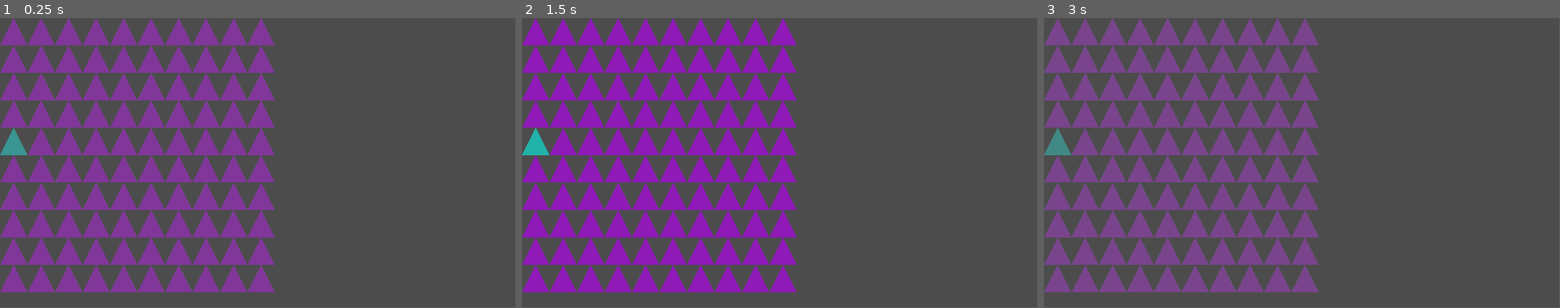
Above: before the commit, frames 1-3 (left to right).
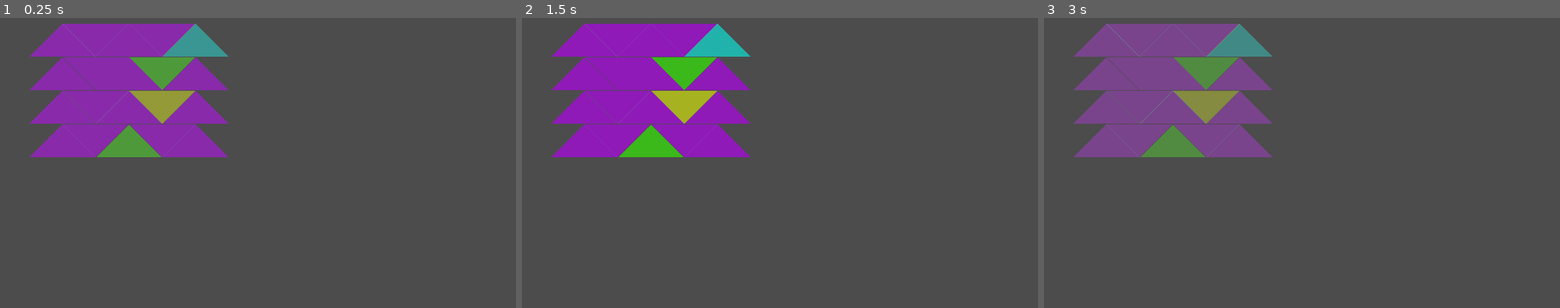
Above: after the commit, the same moments.

Repository: jacknick7/light-speed
Game: Godot game, scene res://TriangleMatrix.tscn
Two runs of this game, one before a commit and one after it. Both use one fixed random seed, a clock stepped at 60 frames per second and the inputs below. The project has no main scene, so this scene is started directly.
Inputs:
- Up to frame 1 (0.25 s): no input
- Up to frame 2 (1.5 s): no input
- Up to frame 3 (3 s): no input
In our replay, the window is 799x449 before the commit and 800x450 after it. These sizes can differ from the game's own. Grey fills any space a smaller window leaves; there, only what the larger window draws over its background counts as a difference.

The runs differ from the first frame. In frame 1, 27% of the frame differs, in the area x 0-54%, y 0-95%; in frame 2, 27%; in frame 3, 27%.

Commit message:
added build_matrix() & more to TrianglesMatrix

Diff:
--- a/light-speed/Triangle.tscn
+++ b/light-speed/Triangle.tscn
@@ -30,11 +30,6 @@
 "name": "score0",
 "speed": 8.0
 }, {
-"frames": [ ExtResource( 4 ), ExtResource( 6 ), ExtResource( 5 ), ExtResource( 16 ), ExtResource( 16 ), ExtResource( 5 ), ExtResource( 6 ), ExtResource( 4 ) ],
-"loop": true,
-"name": "damage",
-"speed": 8.0
-}, {
 "frames": [ ExtResource( 13 ), ExtResource( 15 ), ExtResource( 14 ), ExtResource( 2 ), ExtResource( 2 ), ExtResource( 14 ), ExtResource( 15 ), ExtResource( 13 ) ],
 "loop": true,
 "name": "score1",
@@ -43,6 +38,11 @@
 "frames": [ ExtResource( 12 ), ExtResource( 9 ), ExtResource( 7 ), ExtResource( 8 ), ExtResource( 8 ), ExtResource( 7 ), ExtResource( 9 ), ExtResource( 12 ) ],
 "loop": true,
 "name": "score2",
+"speed": 8.0
+}, {
+"frames": [ ExtResource( 4 ), ExtResource( 6 ), ExtResource( 5 ), ExtResource( 16 ), ExtResource( 16 ), ExtResource( 5 ), ExtResource( 6 ), ExtResource( 4 ) ],
+"loop": true,
+"name": "damage",
 "speed": 8.0
 } ]
 
@@ -53,12 +53,13 @@
 }
 
 [node name="AnimatedSprite" type="AnimatedSprite" parent="."]
-scale = Vector2( 0.2, 0.2 )
+scale = Vector2( 0.4, 0.2 )
 frames = SubResource( 1 )
-animation = "empty"
+animation = "damage"
+frame = 1
 playing = true
 
 [node name="CollisionPolygon2D" type="CollisionPolygon2D" parent="."]
-polygon = PoolVector2Array( 0, -51.2, -51.2, 51.2, 51.2, 51.2 )
+polygon = PoolVector2Array( 0, -51.2, -102.4, 51.2, 102.4, 51.2 )
 
 [connection signal="area_entered" from="." to="." method="_on_Triangle_area_entered"]
--- a/light-speed/project.godot
+++ b/light-speed/project.godot
@@ -15,8 +15,10 @@
 
 [display]
 
-window/size/width=1920
-window/size/height=1080
+window/size/width=1600
+window/size/height=900
+window/stretch/mode="2d"
+window/stretch/aspect="keep"
 
 [physics]
 
--- a/light-speed/scripts/Triangle.gd
+++ b/light-speed/scripts/Triangle.gd
@@ -8,6 +8,9 @@
 
 signal damaged
 signal scored(add_score)
+
+func _process(delta):
+	return # change the size of the triangle with time
 
 
 func set_triangle_type(new_type):
--- a/light-speed/scripts/TriangleMatrix.gd
+++ b/light-speed/scripts/TriangleMatrix.gd
@@ -2,19 +2,47 @@
 
 
 export (PackedScene) var Triangle
-var screen_size
 var triangle_matrix = []
 
 enum {DAMAGE, SCORE_0, SCORE_1, SCORE_2, EMPTY}
+var triangle_prob = [DAMAGE,DAMAGE,DAMAGE,DAMAGE,DAMAGE,DAMAGE,DAMAGE,SCORE_0,
+SCORE_1,SCORE_2,DAMAGE,DAMAGE,DAMAGE,DAMAGE,DAMAGE,DAMAGE,DAMAGE,]
+
 
 func _ready():
-	screen_size = get_viewport().size
-	for i in range(10):
-		for j in range(10):
+	build_matrix()
+
+
+func build_matrix():
+	var screen_size = get_viewport().size
+	var matrix_offset = screen_size * 0.01
+	print(matrix_offset)
+	var n_triangles = int((screen_size.y - (matrix_offset.y * 2)) / 104.4) #added +2.0 to triangle height for margins
+	var m_triangles = int((screen_size.x - (matrix_offset.x * 2)) / 206.8) #added +2.0 to triangle height for margins
+	matrix_offset = (screen_size - Vector2(206.8*m_triangles,104.4*n_triangles)) / 2
+	print(matrix_offset)
+	for i in range(n_triangles):
+		for j in range(m_triangles):
 			var triangle = Triangle.instance()
-			triangle.set_name("Triangle"+str(i)+str(j))
-			triangle.position = Vector2(51.2+51.2*i*2,51.2+51.2*j*2)
-			triangle.set_triangle_type(DAMAGE)
+			triangle.set_name("Triangle"+str(i)+str(j)) #No need for this. Maybe?
+			var posx = matrix_offset.x + 103.4 + 206.8 * j
+			var posy = matrix_offset.y + 52.2 + 104.4 * i
+			triangle.position = Vector2(posx,posy)
+			triangle.set_triangle_type(make_choice())
 			triangle_matrix.append(triangle)
 			add_child(triangle)
+			if j < (m_triangles-1): # Think in a better way to add the inverse triangles
+				triangle = Triangle.instance()
+				triangle.set_name("Triangle_I"+str(i)+str(j)) #No need for this. Maybe?
+				triangle.scale.y =-1
+				posx += 103.4
+				triangle.position = Vector2(posx,posy)
+				triangle.set_triangle_type(make_choice())
+				triangle_matrix.append(triangle)
+				add_child(triangle)
 	triangle_matrix[4].set_triangle_type(SCORE_0)
+
+
+func make_choice():
+	var i = randi() % triangle_prob.size()
+	return triangle_prob[i]
